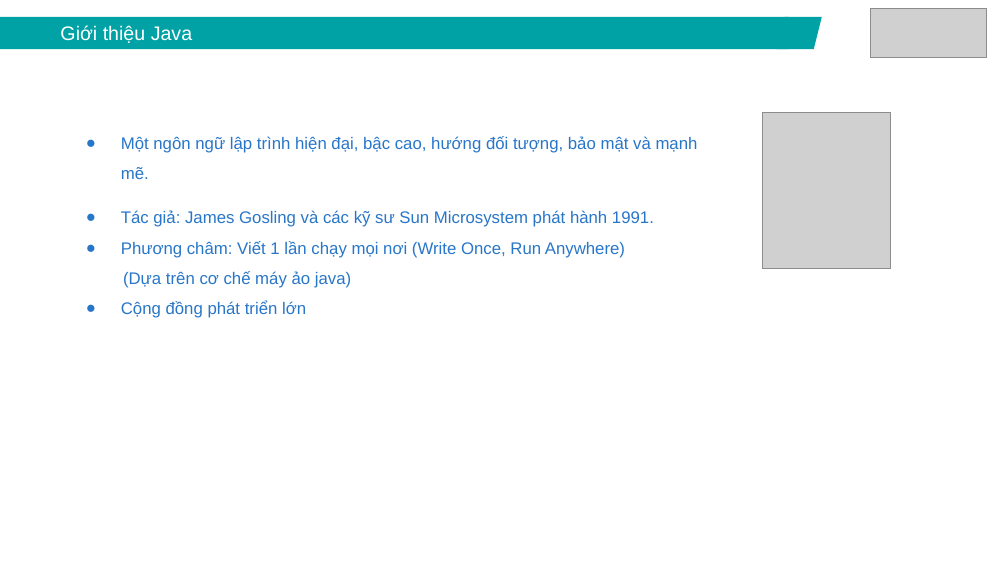
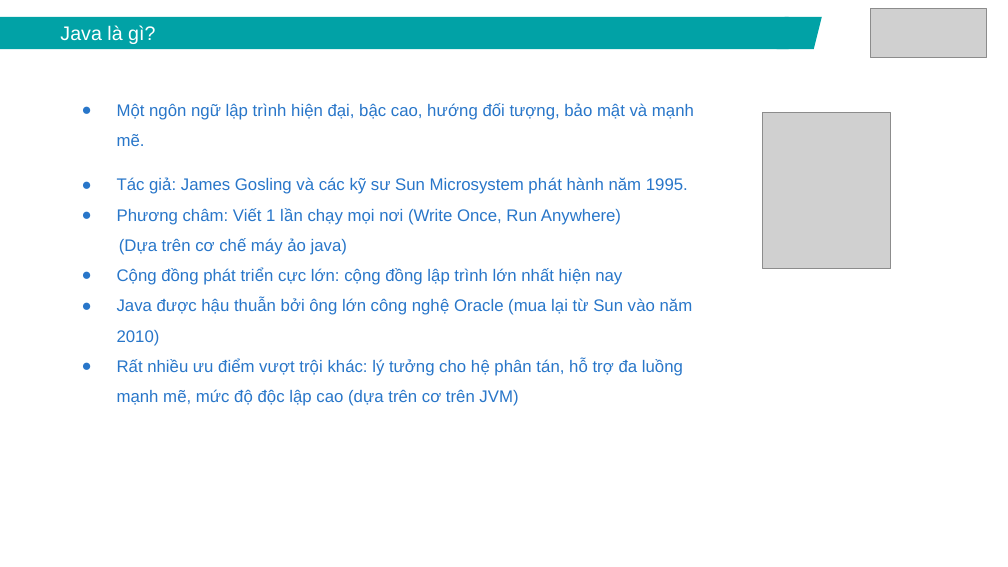
Before and after one commit to lamxung55/javacore, a slide deck: slide 5 of ppt/Java core - Lecture 1 - Introduction.pptx. Drawn at 1008x567 pixels with LibreOffice and Linux fonts; fonts in the diff are those of the drawing; grey boxes stand for pictures. Boxes give left, top, right and bottom in pixels: in the first picture for what was removed or moved away, otherwise in the second. Text is boxed around its words. In the diff, an @@ line names an element or a change of style, - is before the commit and + after.

```diff
--- a/ppt/Java core - Lecture 1 - Introduction.pptx
+++ b/ppt/Java core - Lecture 1 - Introduction.pptx
@@ text in rectangle at box(60, 25, 155, 44): text changed @@
-Giới thiệu Java
+Java là gì?
@@ text "Một ngôn ngữ lập trình ...": place and size @@
-text "Một ngôn ngữ lập trình ..." at box(121, 136, 698, 318)
+text "Một ngôn ngữ lập trình ..." at box(117, 103, 694, 406)
@@ text at box(117, 177, 688, 194): text changed @@
-● Tác giả: James Gosling và các kỹ sư Sun Microsystem phát hành 1991.
+● Tác giả: James Gosling và các kỹ sư Sun Microsystem phát hành năm 1995.
@@ text at box(117, 267, 693, 406): text changed @@
-● Cộng đồng phát triển lớn
+● Cộng đồng phát triển cực lớn: cộng đồng lập trình lớn nhất hiện nay
+● Java được hậu thuẫn bởi ông lớn công nghệ Oracle (mua lại từ Sun vào năm 2010)
+● Rất nhiều ưu điểm vượt trội khác: lý tưởng cho hệ phân tán, hỗ trợ đa luồng mạnh mẽ, mức độ độc lập cao (dựa trên cơ trên JVM)
```
Also in this commit, not shown: 4 other slides changed, 5 slides added, 5 slides removed.
